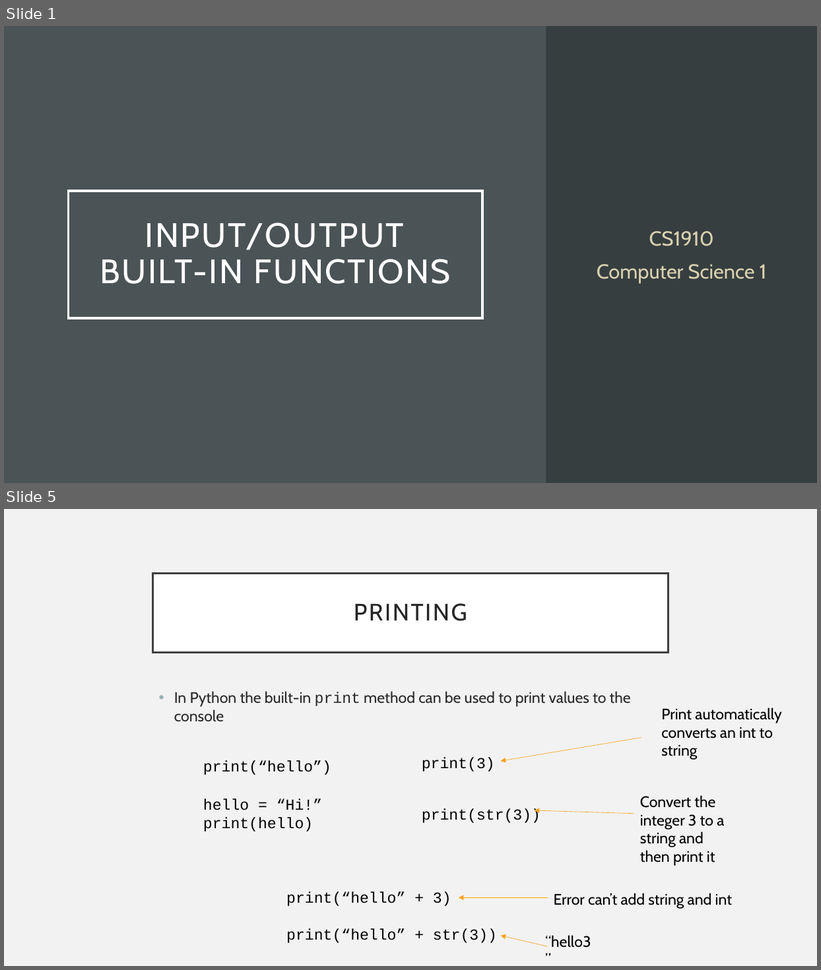
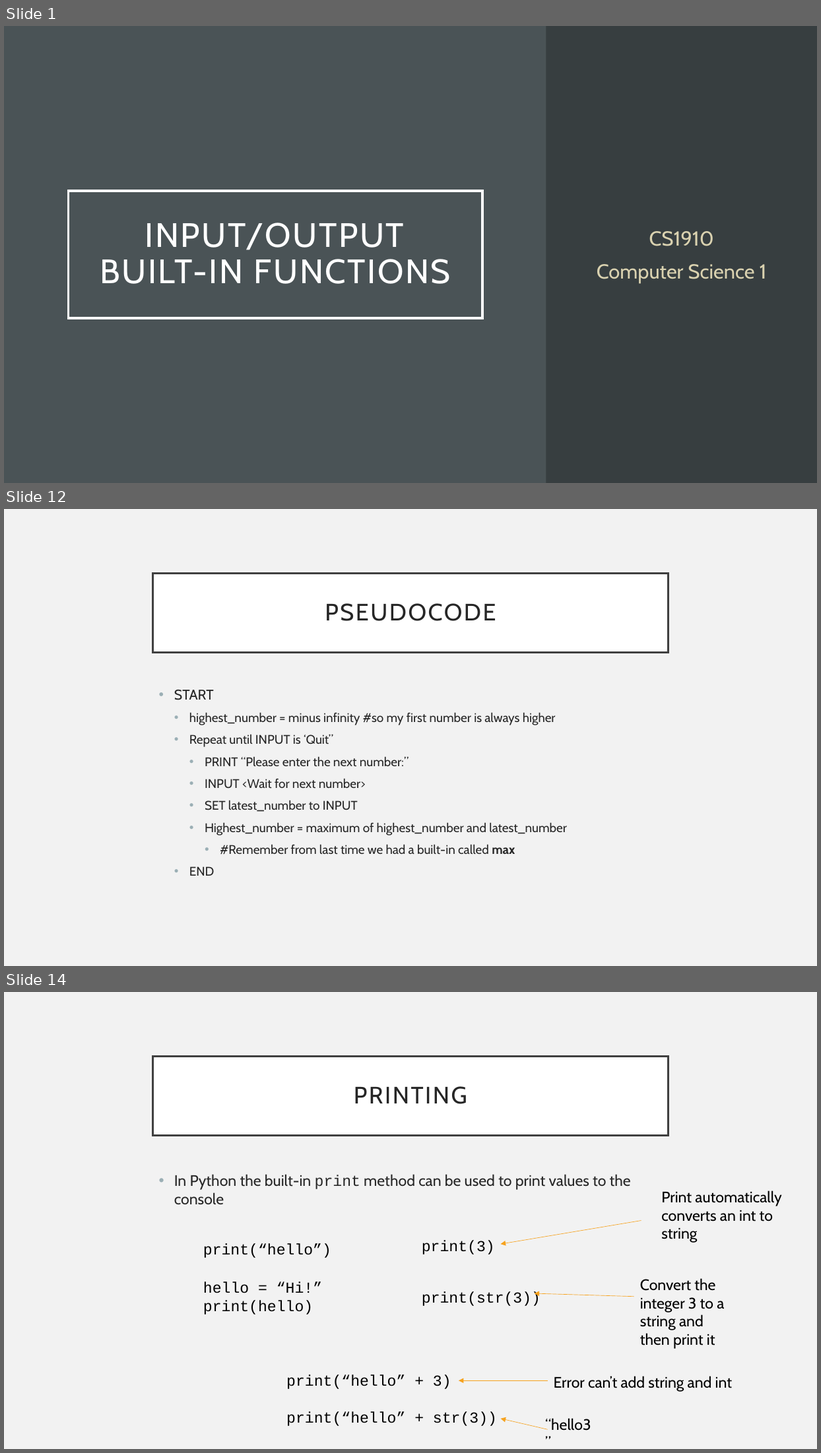
Before and after one commit to UPEI-CS/CS1910-Students, a slide deck: lectures/05-Input-Output/CS1910_Input-Output_Lecture.pptx. Shown one above the other, each under a label of ours: slides 1 and 5 before the commit, slides 1, 12 and 14 after it; the slides between them are not shown. The pictures are 821x970 and 821x1453 pixels, drawn with LibreOffice and Linux fonts; fonts in the diff are those of the drawing. Boxes give left, top, right and bottom in pixels: in the first picture for what was removed or moved away, otherwise in the second. Text is boxed around its words. In the diff, an @@ line names an element or a change of style, - is before the commit and + after.

```diff
--- a/lectures/05-Input-Output/CS1910_Input-Output_Lecture.pptx
+++ b/lectures/05-Input-Output/CS1910_Input-Output_Lecture.pptx
@@ slide 12 added at (x1=4, y1=509, x2=817, y2=966), background #F2F2F2 @@
@@ title added at (x1=153, y1=573, x2=668, y2=652), fill #FFFFFF, outline #404040 2.5 pt, 28 pt, text #262626 @@
+PSEUDOCODE
@@ text added at (x1=174, y1=690, x2=567, y2=876), 14.8 pt, text #262626 @@
+• START
+  • highest_number = minus infinity #so my first number is always higher
+  • Repeat until INPUT is ‘Quit”
+    • PRINT “Please enter the next number:”
+    • INPUT <Wait for next number>
+    • SET latest_number to INPUT
+    • Highest_number = maximum of highest_number and latest_number
+      • #Remember from last time we had a built-in called max
+  • END
@@ what was slide 5 is now slide 14 @@
```
Also in this commit, not shown: 5 slides changed, 8 other slides added, 4 slides removed, 1 other file.
